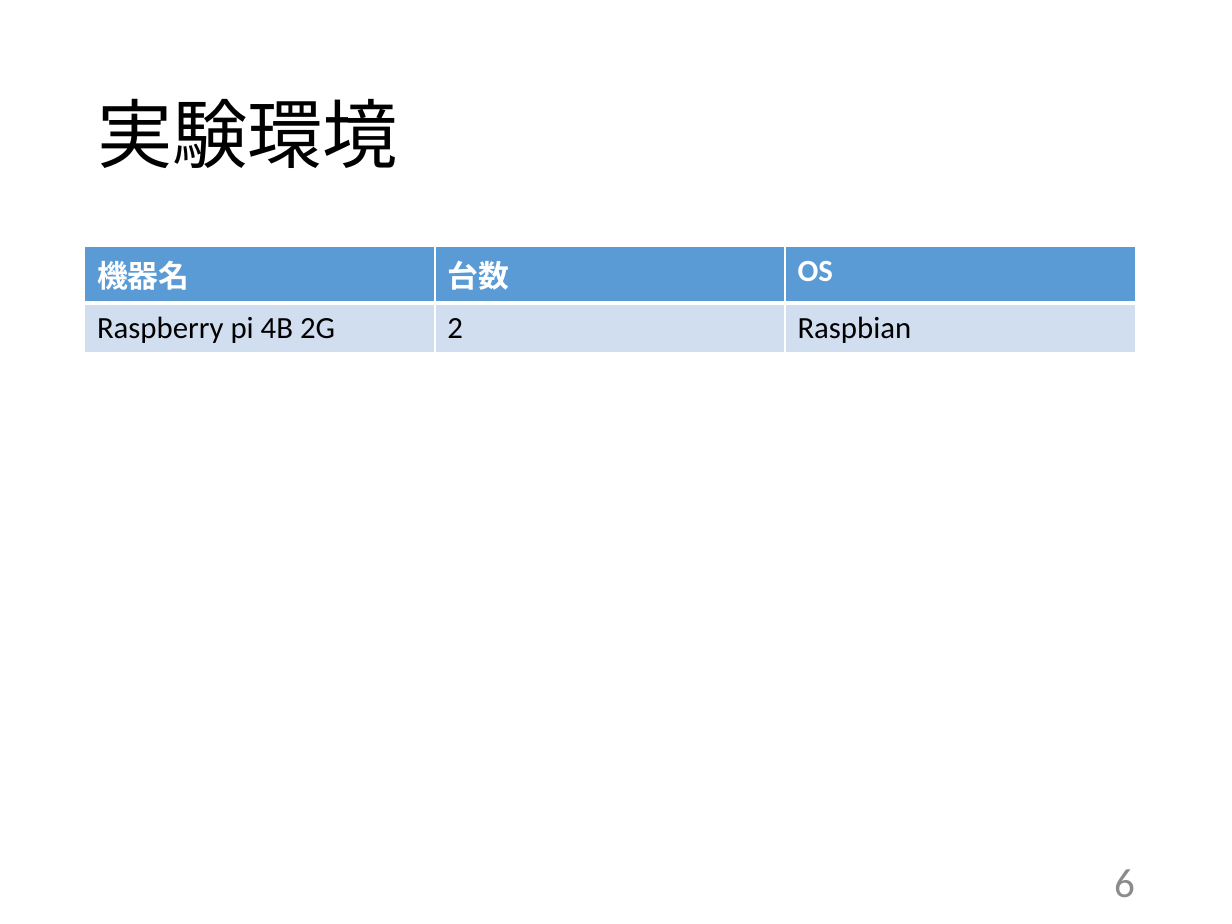
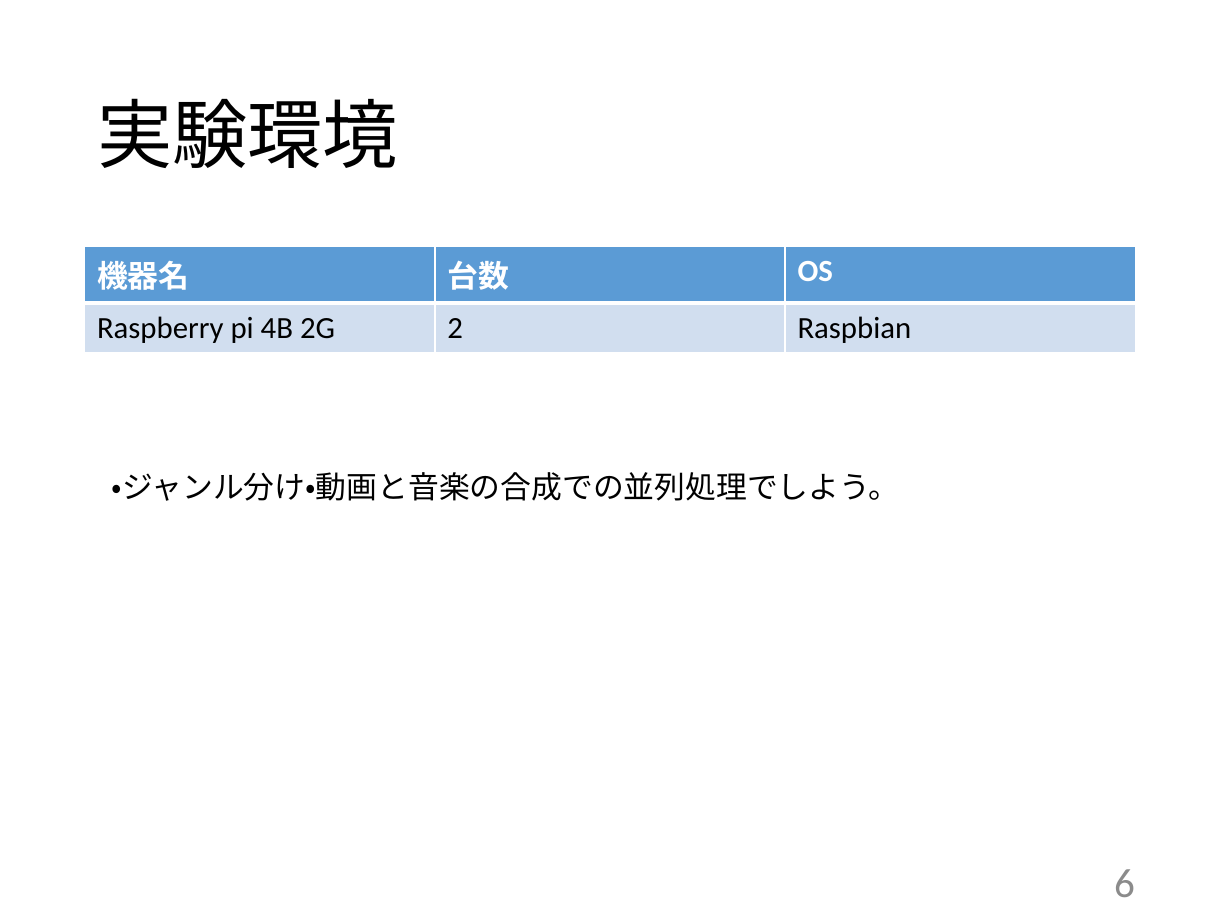
Before and after one commit to kait-takanolab/1821144-yoshii-thesis, a slide deck: slide 6 of 発表用スライド/1821144_yoshii_thesis_ver2.pptx. Drawn at 1232x924 pixels with LibreOffice and Linux fonts; fonts in the diff are those of the drawing. Boxes give left, top, right and bottom in pixels: in the first picture for what was removed or moved away, otherwise in the second. Text is boxed around its words. In the diff, an @@ line names an element or a change of style, - is before the commit and + after.

```diff
--- a/発表用スライド/1821144_yoshii_thesis_ver2.pptx
+++ b/発表用スライド/1821144_yoshii_thesis_ver2.pptx
@@ text added at bbox=[112, 472, 900, 501], 18 pt, text #000000 @@
+・ジャンル分け・動画と音楽の合成での並列処理でしよう。
```
Also in this commit, not shown: 2 other slides changed, 1 slide added, 3 other files.
